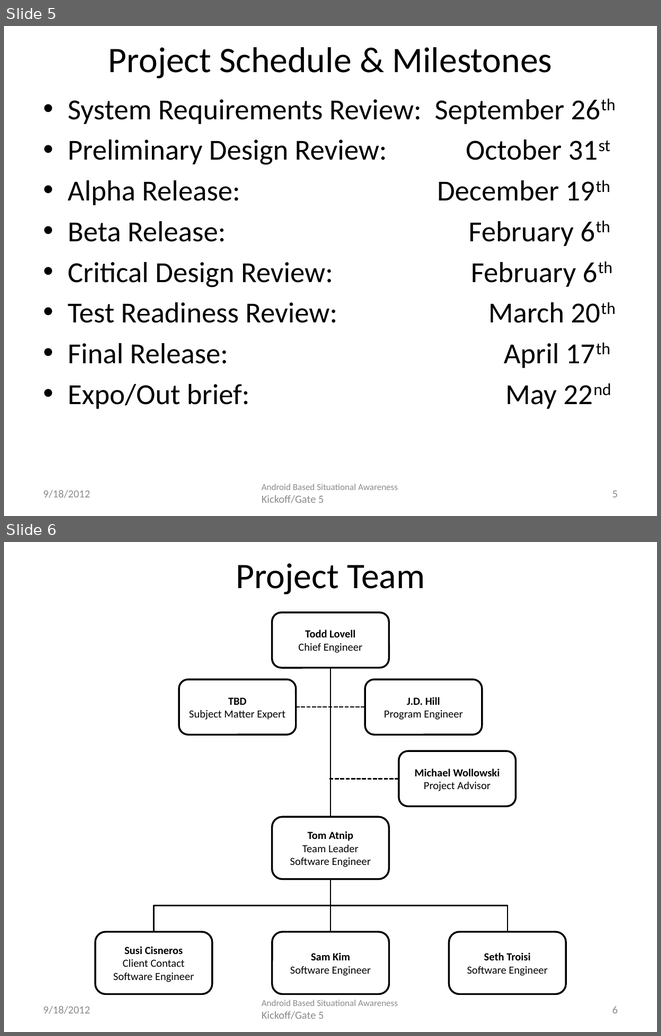
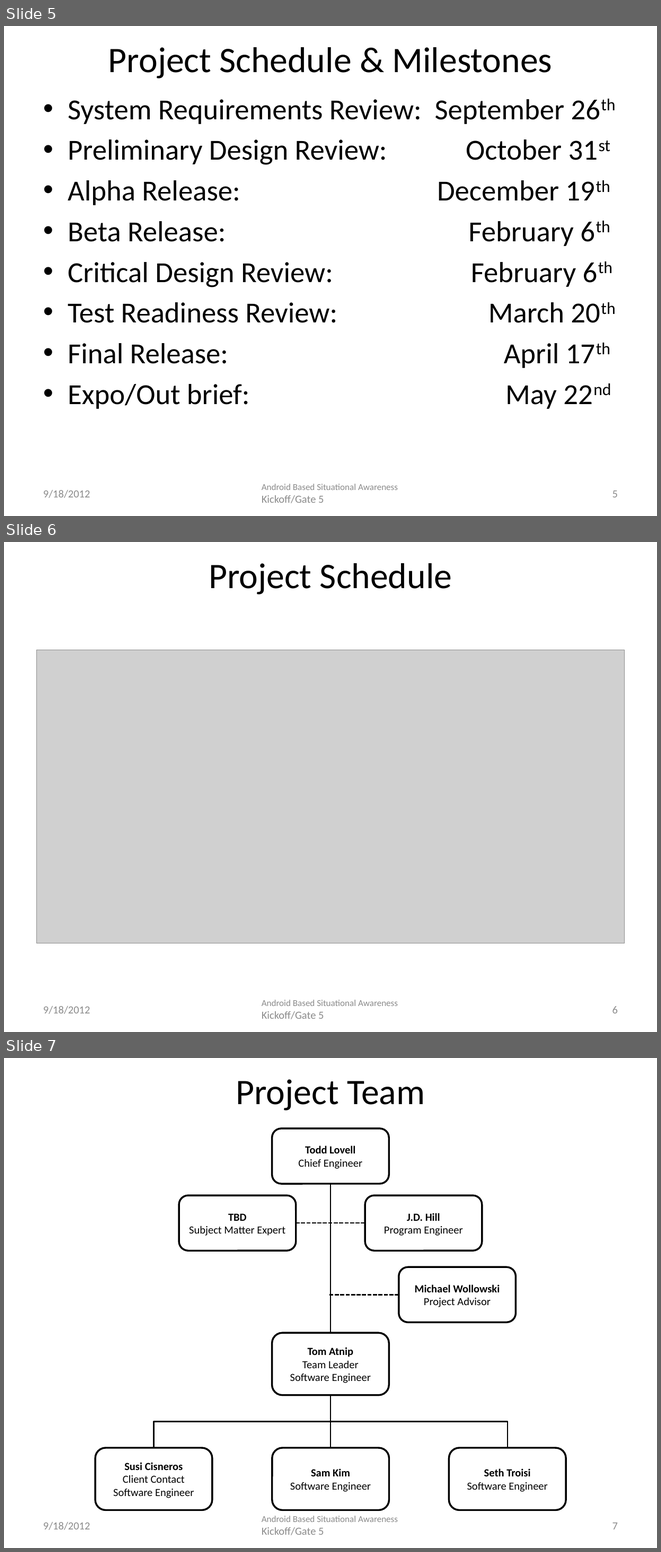
Before and after one commit to atniptw/Senior-Project, a slide deck: Documents/PowerPoints/Senior Design Project - Gate 5 1.0.pptx. Shown one above the other, each under a label of ours: slides 5 and 6 before the commit, slides 5, 6 and 7 after it. The pictures are 661x1036 and 661x1552 pixels, drawn with LibreOffice and Linux fonts; fonts in the diff are those of the drawing; grey boxes stand for pictures. Boxes give left, top, right and bottom in pixels: in the first picture for what was removed or moved away, otherwise in the second. Text is boxed around its words. In the diff, an @@ line names an element or a change of style, - is before the commit and + after.

Commit message:
Change in Binary

```diff
--- a/Documents/PowerPoints/Senior Design Project - Gate 5 1.0.pptx
+++ b/Documents/PowerPoints/Senior Design Project - Gate 5 1.0.pptx
@@ slide 6 added at (x1=4, y1=542, x2=657, y2=1032), background #FFFFFF; not listed: 1 template element that a slide beside it also shows @@
@@ title added at (x1=209, y1=563, x2=452, y2=594), 39.6 pt, text #000000 @@
+Project Schedule
@@ picture added at (x1=37, y1=650, x2=624, y2=943) @@
@@ text added at (x1=43, y1=1006, x2=90, y2=1014), 12 pt, text #8C8C8C @@
+9/18/2012
@@ page number added at (x1=612, y1=1006, x2=618, y2=1013), 12 pt, text #8C8C8C @@
+6
@@ what was slide 6 is now slide 7 @@
@@ page number at (x1=612, y1=1522, x2=618, y2=1529): text changed @@
-6
+7
```
